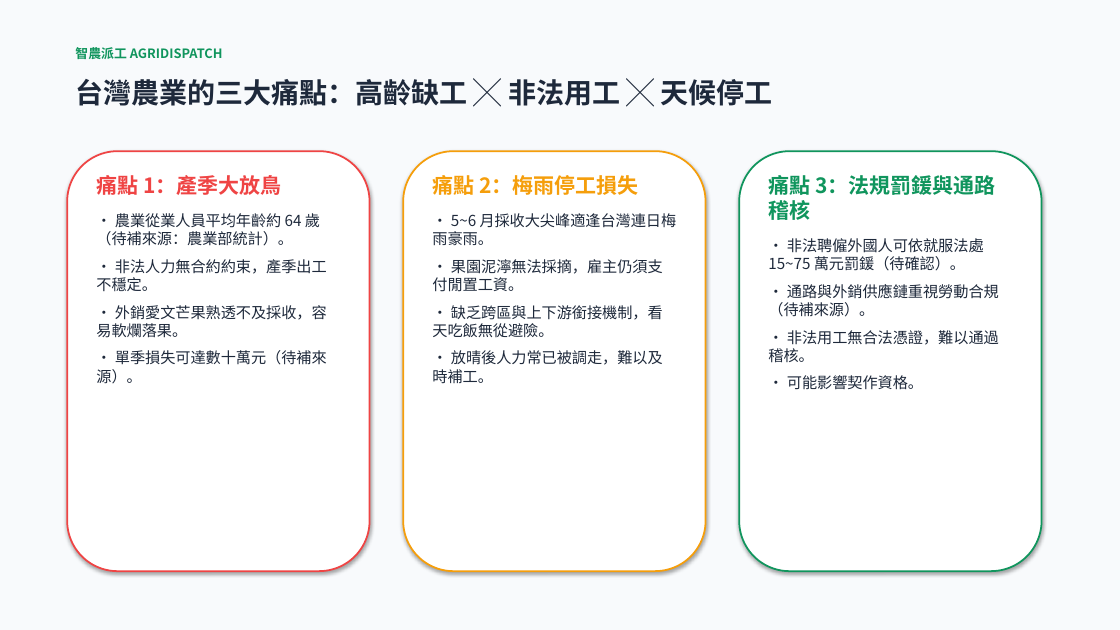
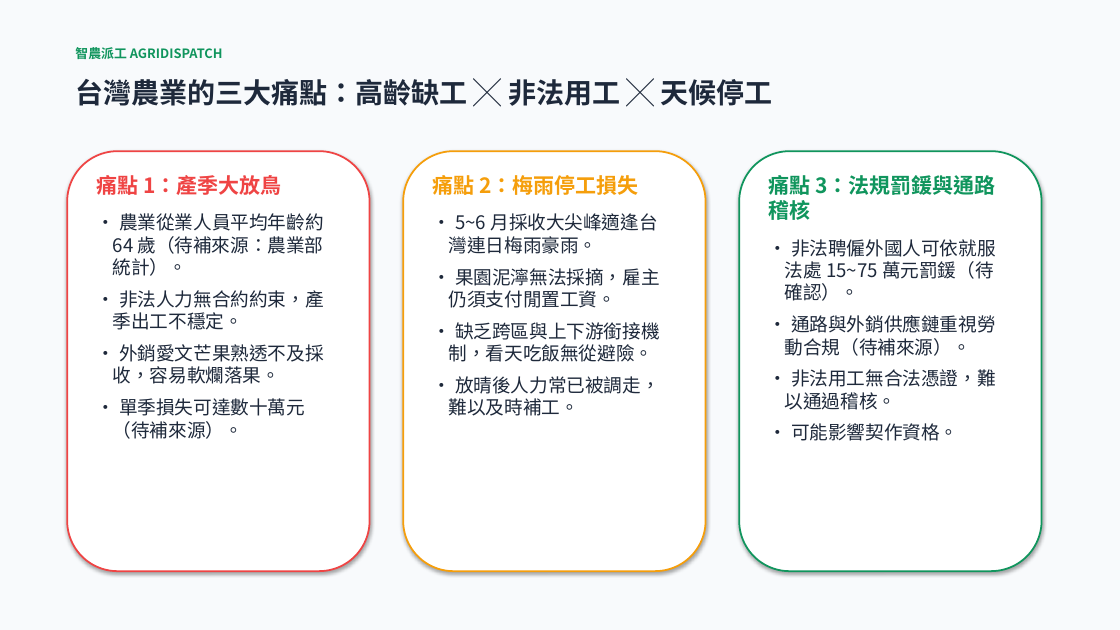
Before and after one commit to xx8888x/agridispatch, a slide deck: slide 2 of 06_簡報與路演Pitch/02_智農派工_Demo簡報_加速器Pitch.pptx. Drawn at 1120x630 pixels with LibreOffice and Linux fonts; fonts in the diff are those of the drawing. Boxes give left, top, right and bottom in pixels: in the first picture for what was removed or moved away, otherwise in the second. Text is boxed around its words. In the diff, an @@ line names an element or a change of style, - is before the commit and + after.

```diff
--- a/06_簡報與路演Pitch/02_智農派工_Demo簡報_加速器Pitch.pptx
+++ b/06_簡報與路演Pitch/02_智農派工_Demo簡報_加速器Pitch.pptx
@@ text at (x1=113, y1=213, x2=324, y2=439): size 13 to 16 pt; indent changed @@
@@ text at (x1=449, y1=213, x2=660, y2=416): size 13 to 16 pt in "• 5~6 月採收大尖峰適逢台灣連日梅雨豪雨。", "• 果園泥濘無法採摘，雇主仍須支付閒置工資。", "• 缺乏跨區與上下游銜接機制，看天吃飯無從避險。", "• 放晴後人力常已被調走，難以及時補工。"; indent changed @@
@@ text at (x1=785, y1=239, x2=996, y2=441): size 13 to 16 pt in "• 非法聘僱外國人可依就服法處 15~75 萬元罰鍰（待確認）。", "• 通路與外銷供應鏈重視勞動合規（待補來源）。", "• 非法用工無合法憑證，難以通過稽核。", "• 可能影響契作資格。"; indent changed @@
```
Also in this commit, not shown: 8 other slides changed, 3 other files.
